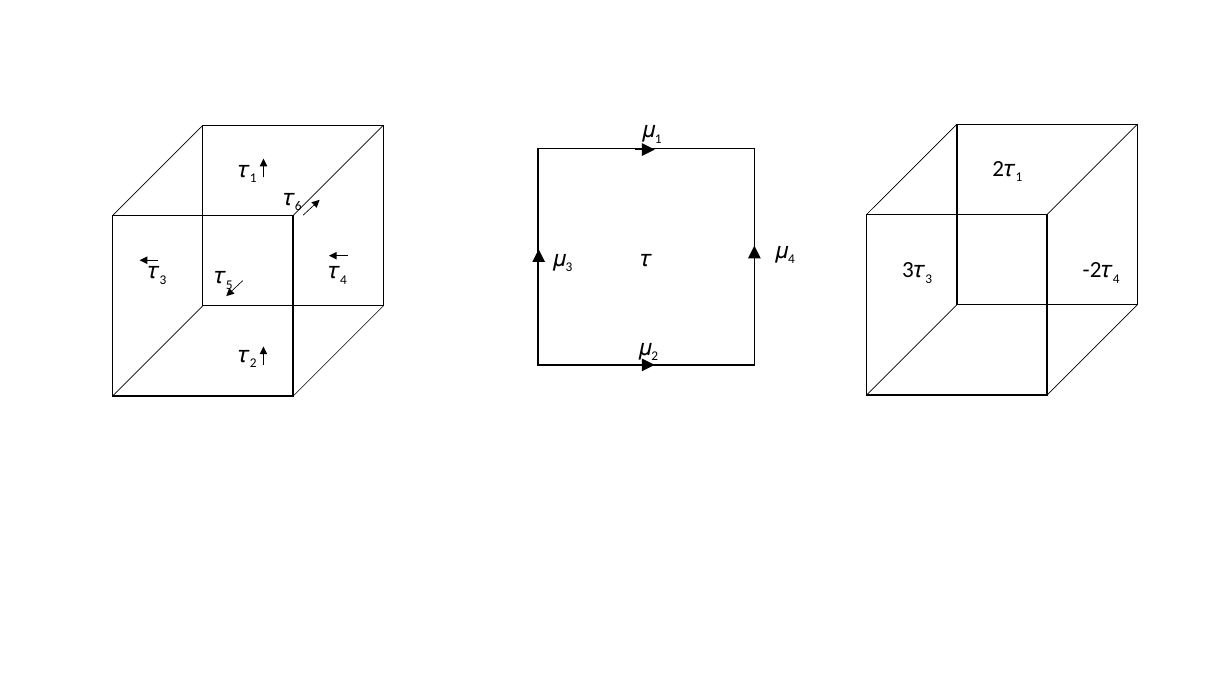
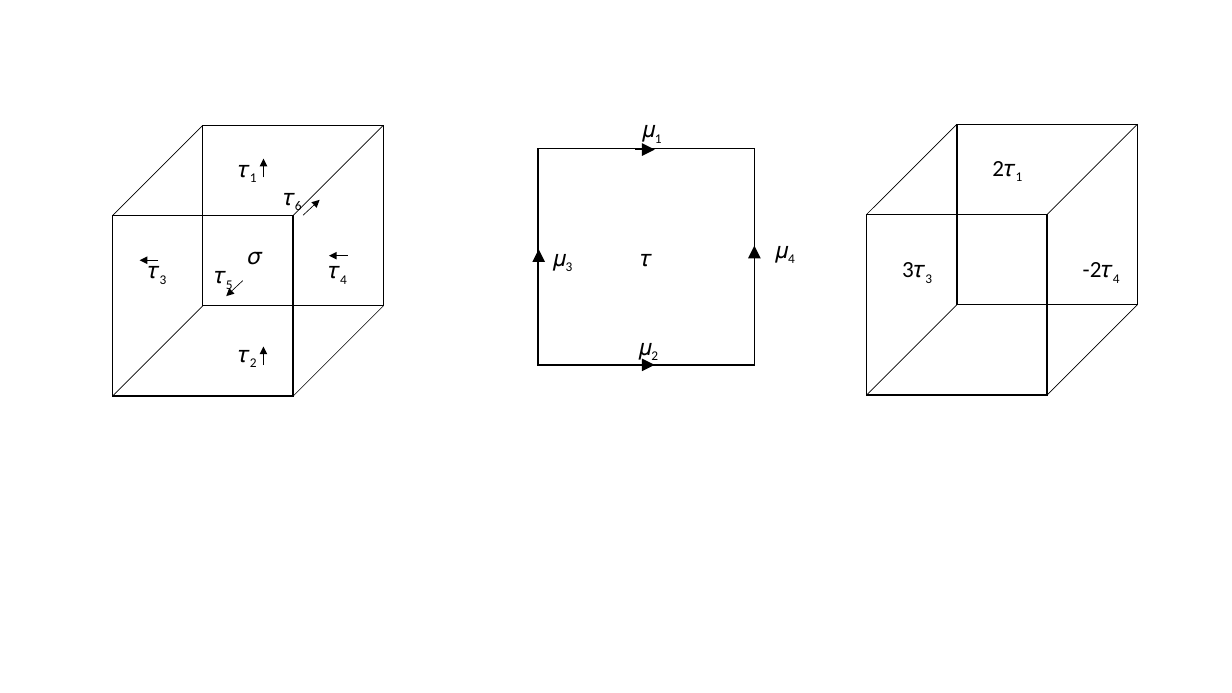
Before and after one commit to yangqi137/mytalks, a slide deck: slide 1 of spspt/plots.pptx. Drawn at 1232x693 pixels with LibreOffice and Linux fonts; fonts in the diff are those of the drawing. Boxes give left, top, right and bottom in pixels: in the first picture for what was removed or moved away, otherwise in the second. Text is boxed around its words. In the diff, an @@ line names an element or a change of style, - is before the commit and + after.

Commit message:
talk given at CUHK

```diff
--- a/spspt/plots.pptx
+++ b/spspt/plots.pptx
@@ text added at (248,251,262,265), 18 pt, text #000000 @@
+𝜎
```
Also in this commit, not shown: 1 other file.
